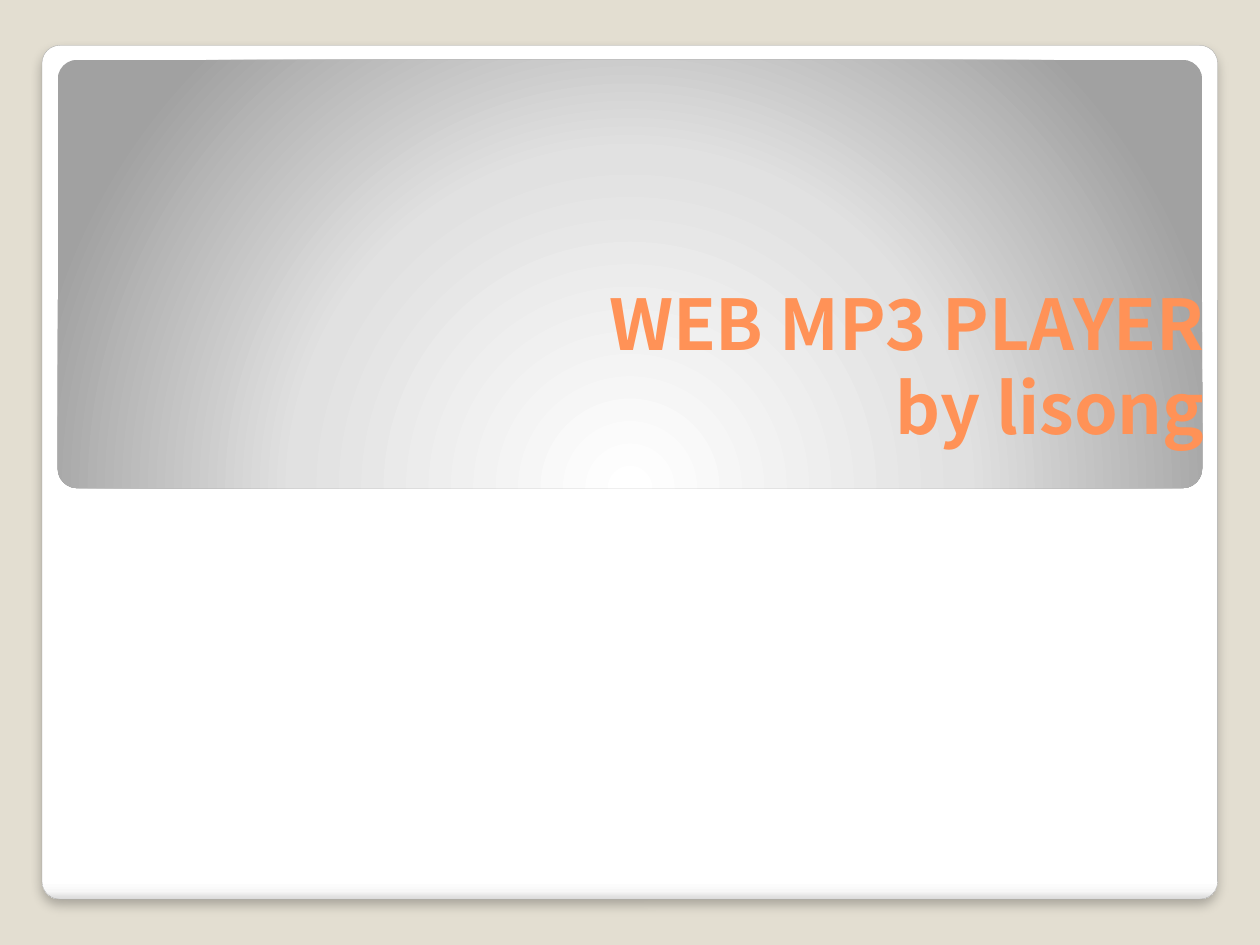
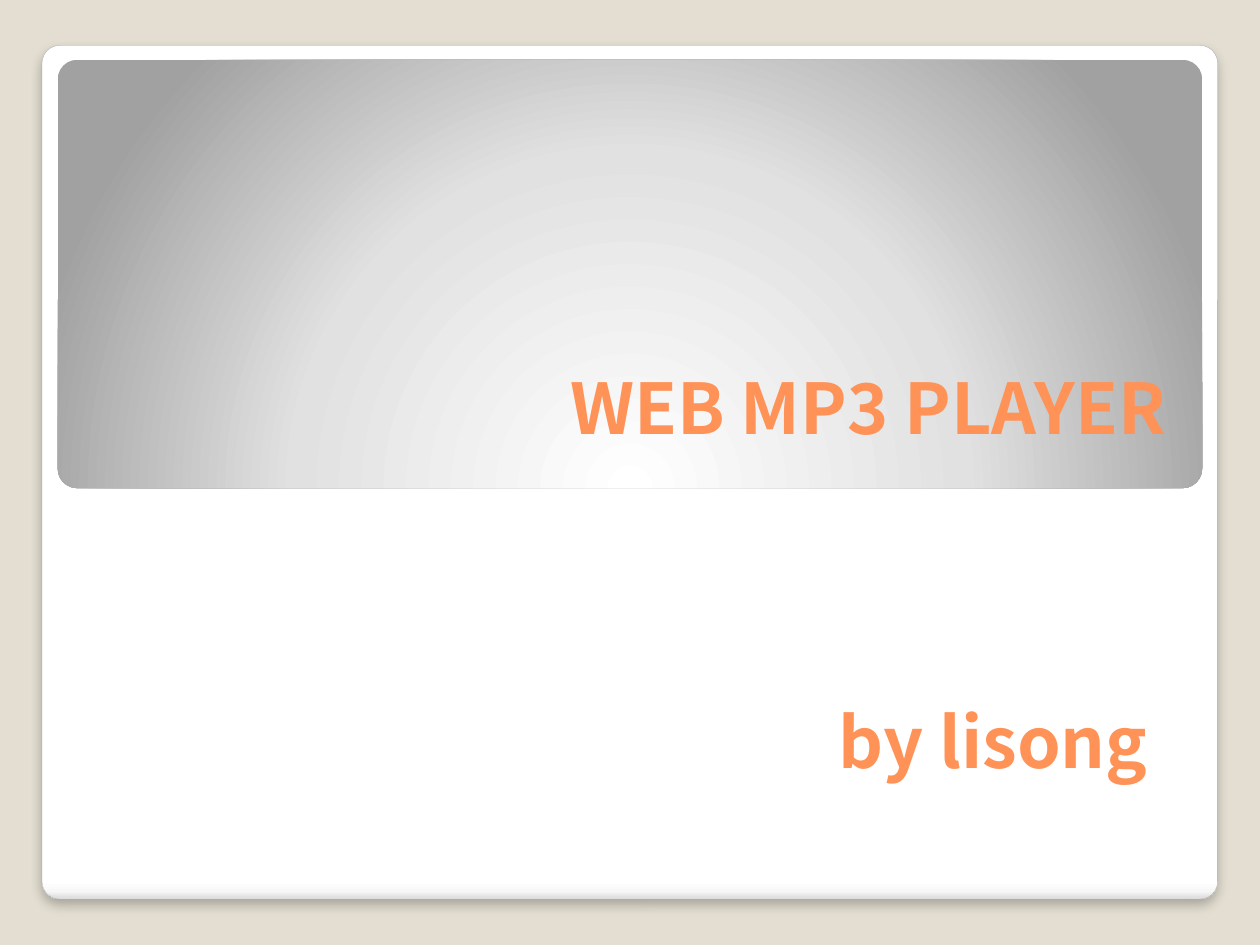
Before and after one commit to wanls4583/mp3player, a slide deck: slide 1 of AudioContext.pptx. Drawn at 1260x945 pixels with LibreOffice and Linux fonts; fonts in the diff are those of the drawing. Boxes give left, top, right and bottom in pixels: in the first picture for what was removed or moved away, otherwise in the second. Text is boxed around its words. In the diff, an @@ line names an element or a change of style, - is before the commit and + after.

```diff
--- a/AudioContext.pptx
+++ b/AudioContext.pptx
@@ title at box(571, 363, 1165, 451): text changed @@
-WEB MP3 PLAYER
-by lisong
+WEB MP3 PLAYER
@@ text added at box(839, 711, 1147, 785), 40 pt, text #FF9258, bold @@
+by lisong
```
Also in this commit, not shown: 4 other slides changed, 13 slides added, 2 slides removed, 5 other files.
